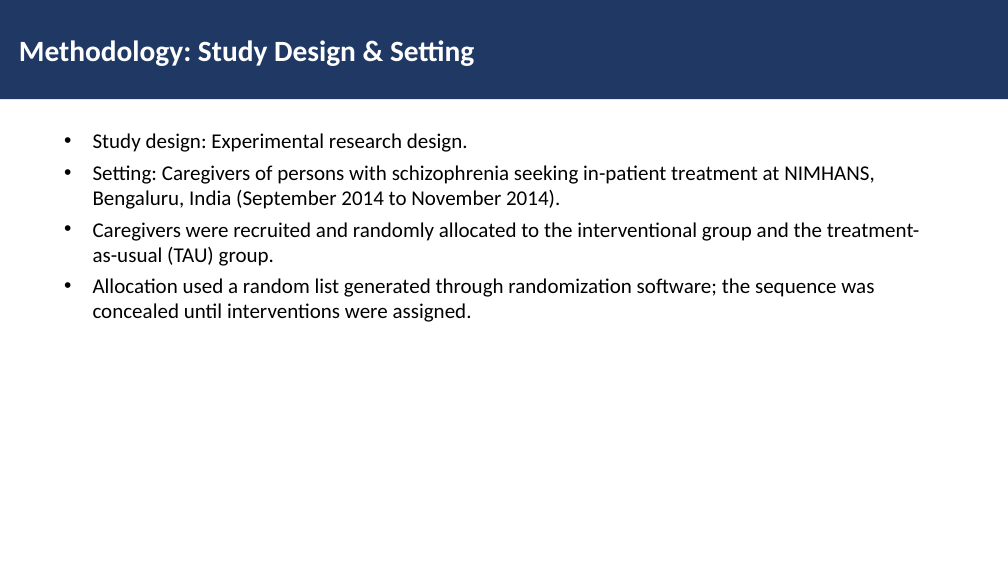
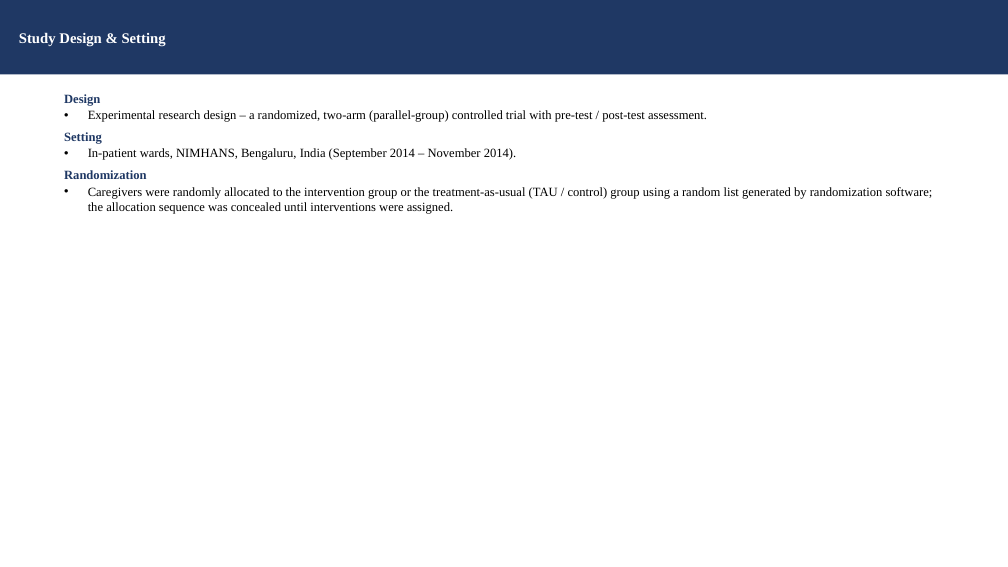
Before and after one commit to tejasdangodra786-byte/Dango-kiro, a slide deck: slide 12 of Family_Intervention_EE_Schizophrenia_JournalClub.pptx (slide 11 before the commit). Drawn at 1008x567 pixels with LibreOffice and Linux fonts; fonts in the diff are those of the drawing. Boxes give left, top, right and bottom in pixels: in the first picture for what was removed or moved away, otherwise in the second. Text is boxed around its words. In the diff, an @@ line names an element or a change of style, - is before the commit and + after.

Commit message:
Update journal-club presentation: detailed version (Times New Roman 12/14pt, operational definitions, hypotheses, session-by-session intervention, full references)

```diff
--- a/Family_Intervention_EE_Schizophrenia_JournalClub.pptx
+++ b/Family_Intervention_EE_Schizophrenia_JournalClub.pptx
@@ rectangle "Study Design & Setting": place and size @@
-rectangle "Study Design & Setting" at <box>0,0,1008,99</box>
+rectangle "Study Design & Setting" at <box>0,0,1008,74</box>
@@ text in rectangle at <box>19,32,166,46</box>: text changed; size 28 to 14 pt; font Calibri to Times New Roman @@
-Methodology: Study Design & Setting
+Study Design & Setting
@@ text at <box>64,94,933,214</box>: text changed; size 20 to 12 pt; font Calibri to Times New Roman @@
-• Study design: Experimental research design.
-• Setting: Caregivers of persons with schizophrenia seeking in-patient treatment at NIMHANS, Bengaluru, India (September 2014 to November 2014).
-• Caregivers were recruited and randomly allocated to the interventional group and the treatment-as-usual (TAU) group.
-• Allocation used a random list generated through randomization software; the sequence was concealed until interventions were assigned.
+Design
+• Experimental research design – a randomized, two-arm (parallel-group) controlled trial with pre-test / post-test assessment.
+Setting
+• In-patient wards, NIMHANS, Bengaluru, India (September 2014 – November 2014).
+Randomization
+• Caregivers were randomly allocated to the intervention group or the treatment-as-usual (TAU / control) group using a random list generated by randomization software; the allocation sequence was concealed until interventions were assigned.
```
Also in this commit, not shown: 14 other slides changed, 13 slides added, 10 slides removed.
